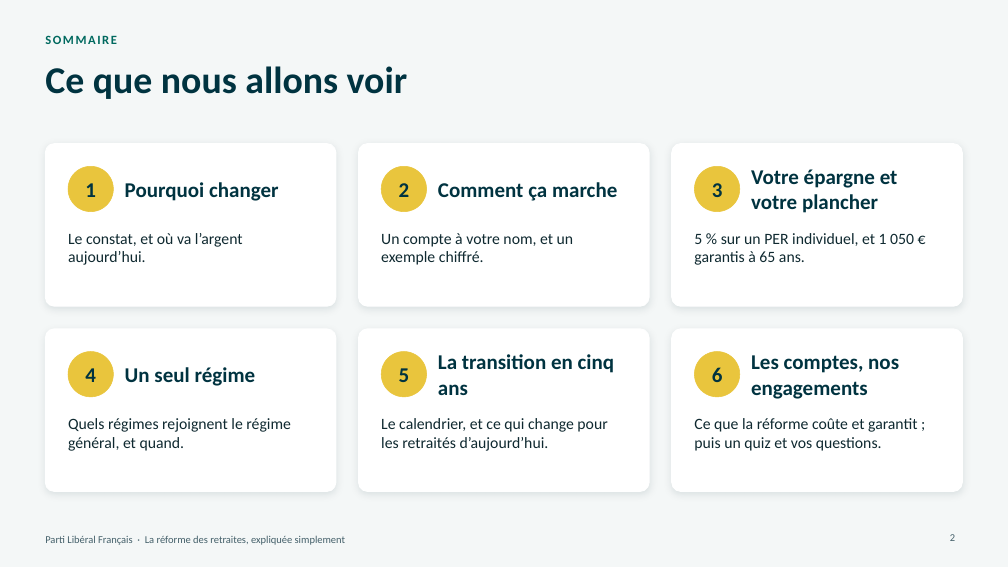
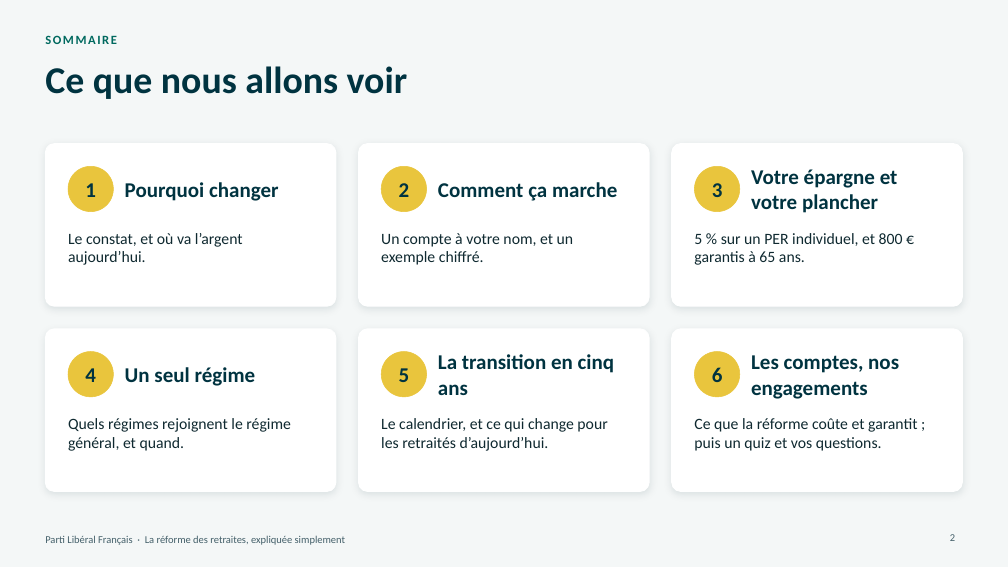
Before and after one commit to g-pliberal/retraitecomptenotionelle, a slide deck: slide 2 of docs/presentation_adherents_17_novembre_2026.pptx. Drawn at 1008x567 pixels with LibreOffice and Linux fonts; fonts in the diff are those of the drawing. Boxes give left, top, right and bottom in pixels: in the first picture for what was removed or moved away, otherwise in the second. Text is boxed around its words. In the diff, an @@ line names an element or a change of style, - is before the commit and + after.

```diff
--- a/docs/presentation_adherents_17_novembre_2026.pptx
+++ b/docs/presentation_adherents_17_novembre_2026.pptx
@@ text at box(694, 233, 903, 265): text changed @@
-5 % sur un PER individuel, et 1 050 € garantis à 65 ans.
+5 % sur un PER individuel, et 800 € garantis à 65 ans.
```
Also in this commit, not shown: 5 other slides changed.
